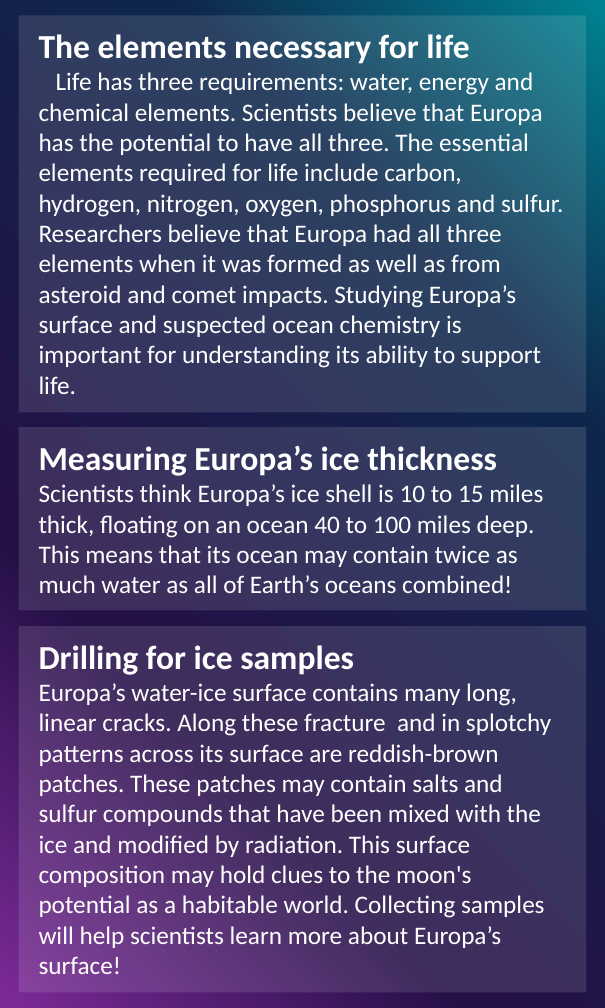
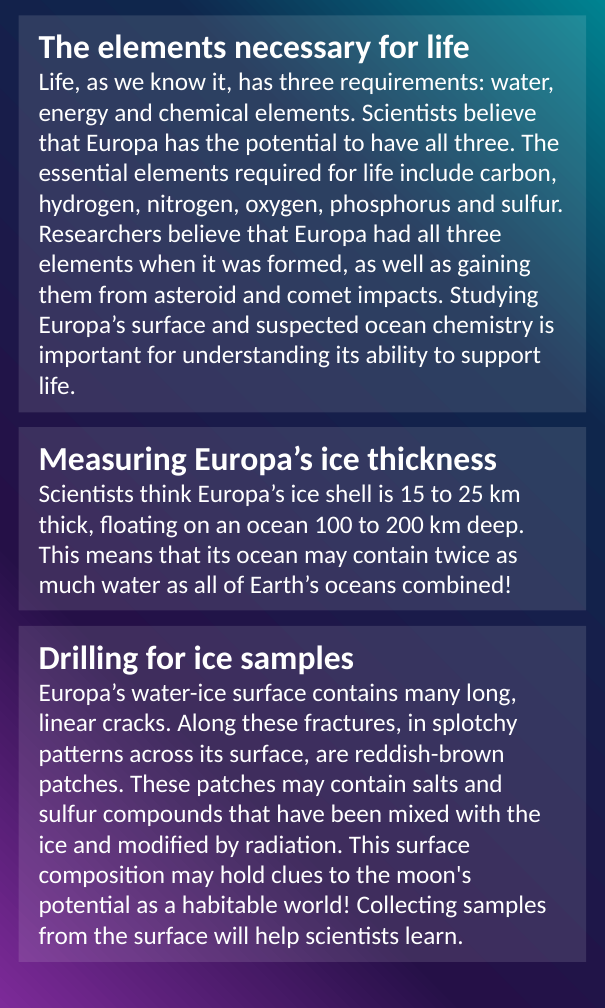
Before and after one commit to lkstanwyck/SpaceApps2021, a slide deck: slide 4 of Mission Cards.pptx. Drawn at 605x1008 pixels with LibreOffice and Linux fonts; fonts in the diff are those of the drawing. Boxes give left, top, right and bottom in pixels: in the first picture for what was removed or moved away, otherwise in the second. Text is boxed around its words. In the diff, an @@ line names an element or a change of style, - is before the commit and + after.

```diff
--- a/Mission Cards.pptx
+++ b/Mission Cards.pptx
@@ text in rectangle at (39, 72, 563, 394): text changed @@
-Life has three requirements: water, energy and chemical elements. Scientists believe that Europa has the potential to have all three. The essential elements required for life include carbon, hydrogen, nitrogen, oxygen, phosphorus and sulfur. Researchers believe that Europa had all three elements when it was formed as well as from asteroid and comet impacts. Studying Europa’s surface and suspected ocean chemistry is important for understanding its ability to support life.
+Life, as we know it, has three requirements: water, energy and chemical elements. Scientists believe that Europa has the potential to have all three. The essential elements required for life include carbon, hydrogen, nitrogen, oxygen, phosphorus and sulfur. Researchers believe that Europa had all three elements when it was formed, as well as gaining them from asteroid and comet impacts. Studying Europa’s surface and suspected ocean chemistry is important for understanding its ability to support life.
@@ text in rectangle at (39, 484, 525, 593): text changed @@
-Scientists think Europa’s ice shell is 10 to 15 miles thick, floating on an ocean 40 to 100 miles deep. This means that its ocean may contain twice as much water as all of Earth’s oceans combined!
+Scientists think Europa’s ice shell is 15 to 25 km thick, floating on an ocean 100 to 200 km deep. This means that its ocean may contain twice as much water as all of Earth’s oceans combined!
@@ rectangle "Drilling for ice samples": place and size @@
-rectangle "Drilling for ice samples" at (18, 627, 585, 994)
+rectangle "Drilling for ice samples" at (18, 627, 585, 964)
@@ text in rectangle at (39, 683, 547, 948): text changed @@
-Europa’s water-ice surface contains many long, linear cracks. Along these fracture and in splotchy patterns across its surface are reddish-brown patches. These patches may contain salts and sulfur compounds that have been mixed with the ice and modified by radiation. This surface composition may hold clues to the moon's potential as a habitable world. Collecting samples will help scientists learn more about Europa’s surface!
+Europa’s water-ice surface contains many long, linear cracks. Along these fractures, in splotchy patterns across its surface, are reddish-brown patches. These patches may contain salts and sulfur compounds that have been mixed with the ice and modified by radiation. This surface composition may hold clues to the moon's potential as a habitable world! Collecting samples from the surface will help scientists learn.
```
Also in this commit, not shown: 7 other slides changed.
